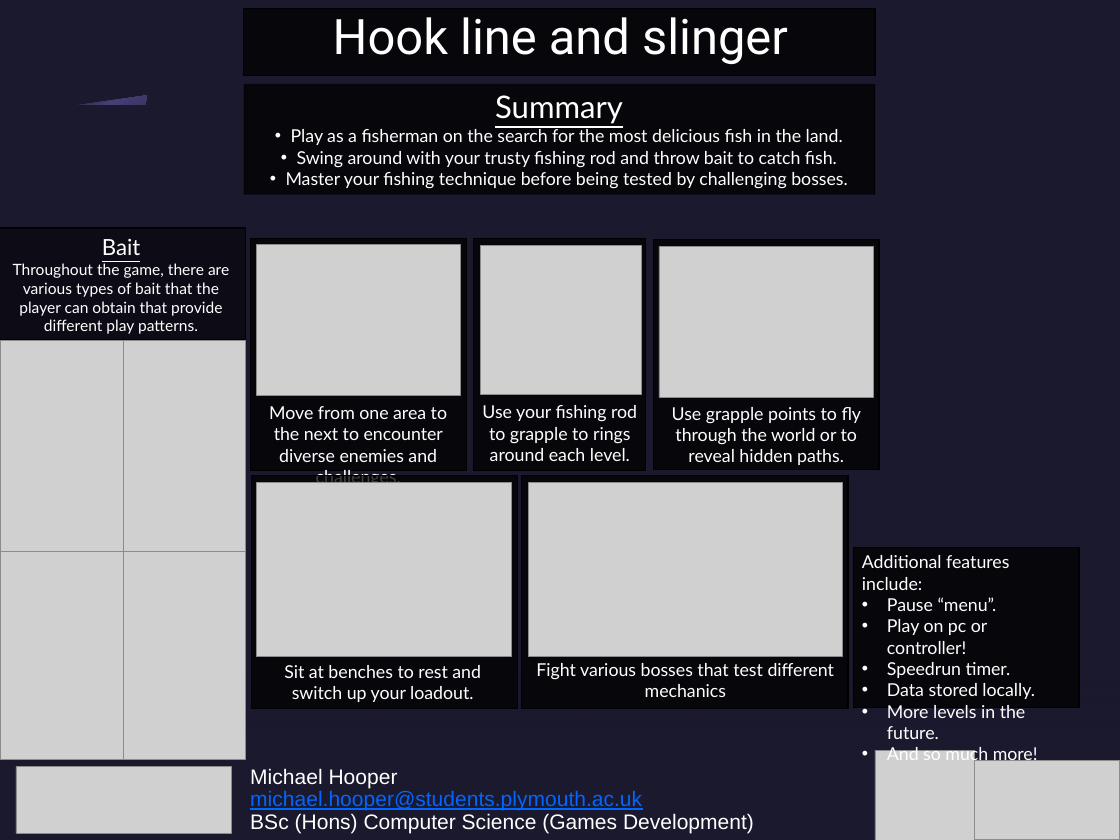
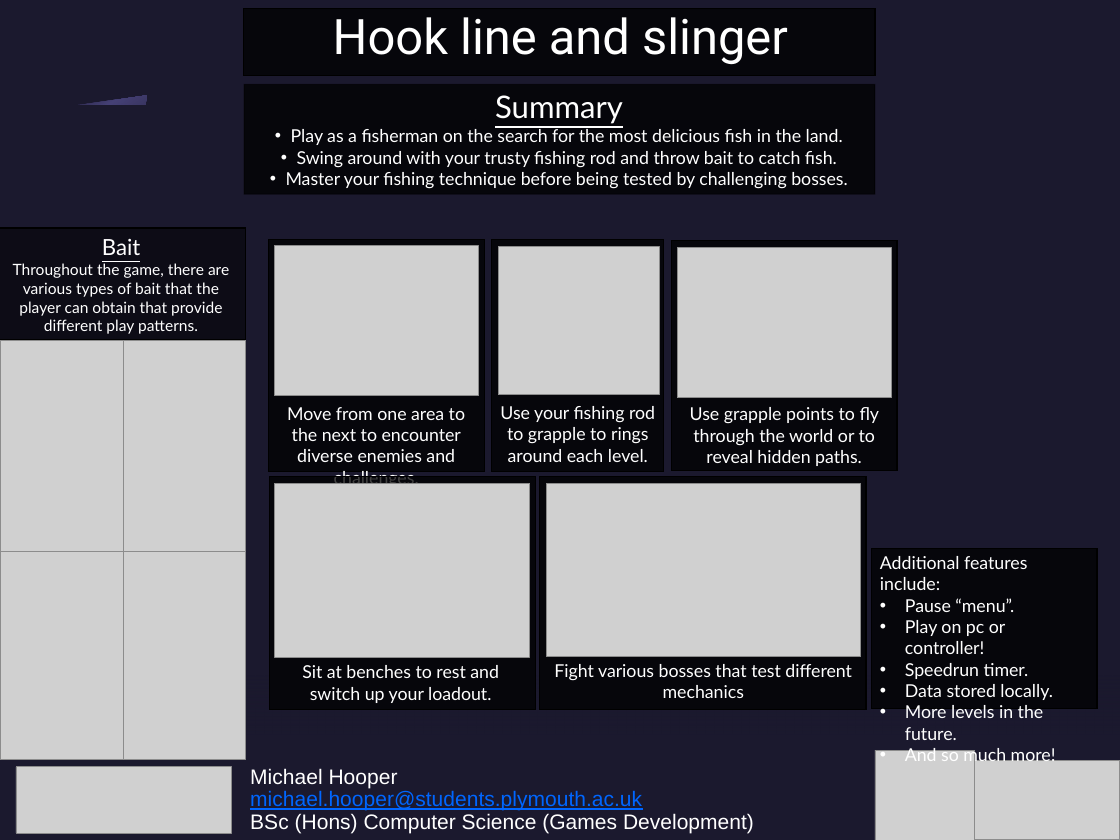
Before and after one commit to MichaelHooper36/COMP3000-Final-Year-Project, a slide deck: slide 1 of Poster.pptx. Drawn at 1120x840 pixels with LibreOffice and Linux fonts; fonts in the diff are those of the drawing; grey boxes stand for pictures; background and template pictures are left out. Boxes give left, top, right and bottom in pixels: in the first picture for what was removed or moved away, otherwise in the second. Text is boxed around its words. In the diff, an @@ line names an element or a change of style, - is before the commit and + after.

Commit message:
final poster changes (hopefully)

```diff
--- a/Poster.pptx
+++ b/Poster.pptx
@@ 6 texts, 3 rectangles, 2 pictures: place and size @@
-6 texts, 3 rectangles, 2 pictures at [251, 239, 1038, 764]
+6 texts, 3 rectangles, 2 pictures at [269, 240, 1056, 765]
@@ 3 pictures, 3 rectangles: place and size @@
-3 pictures, 3 rectangles at [257, 239, 1079, 709]
+3 pictures, 3 rectangles at [274, 240, 1097, 710]
```
Also in this commit, not shown: 2 other files.
